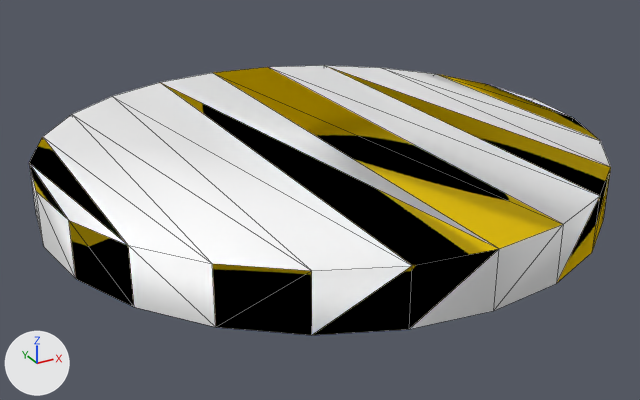
The OBJ model models/Box/100247/textured_objs/original-12.obj as it was, and as the next commit left it.
Camera for both pictures: a 50 mm camera at (0.001, -0.0886, -0.4282) aimed at (0.0538, 0.0075, -0.4762). Arrows for +X, +Y and +Z are at lower left; the lights stay in place. Mesh edges are drawn as thin lines. Where no turn or scale is listed for an object, it has been applied to the vertices.

The first picture shows 'mesh12/mesh12-geometry#mesh12-geometry'.
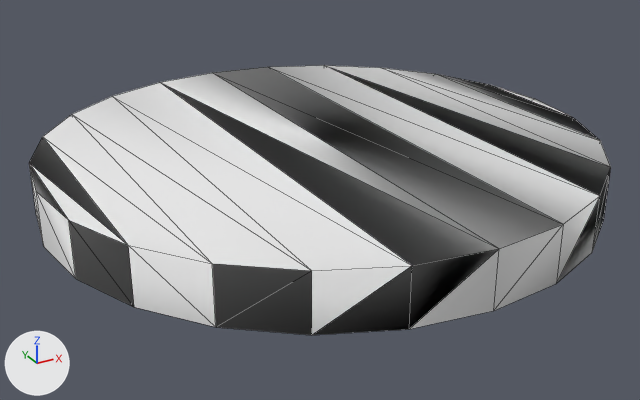
Where the change shows, as pixel boxes (x1, y1, x2, y2) in the pictures (640 x 400 px):
'mesh12/mesh12-geometry#mesh12-geometry', recoloured, surface changed
    both: (29, 65, 611, 335)

What changed in the scene script:
```text
Change mat_material_0_0:
    mat_material_0_0.metallic: 1.0 -> 0.0
    mat_material_0_0.base_color: (1.0, 0.749, 0.0) -> (0.8, 0.8, 0.8)  # yellow #ffe000 -> white #e7e7e7
Change me_mesh12_mesh12_geometry_mesh12_geometry:
    where me_mesh12_mesh12_geometry_mesh12_geometry.from_pydata(...)  # 48 vertices, 92 faces; spans x 0.0177..0.0919, y -0.0279..0.0463, z -0.4753..-0.4682
    used by ob_mesh12_mesh12_geometry_mesh12_geometry; location = (0.0, 0.0, 0.0)
    me_mesh12_mesh12_geometry_mesh12_geometry part 1: all 53 faces that had it switch from mat_material_1_0 (white #ffffff) to mat_material_0_0 (white #e7e7e7)
```
